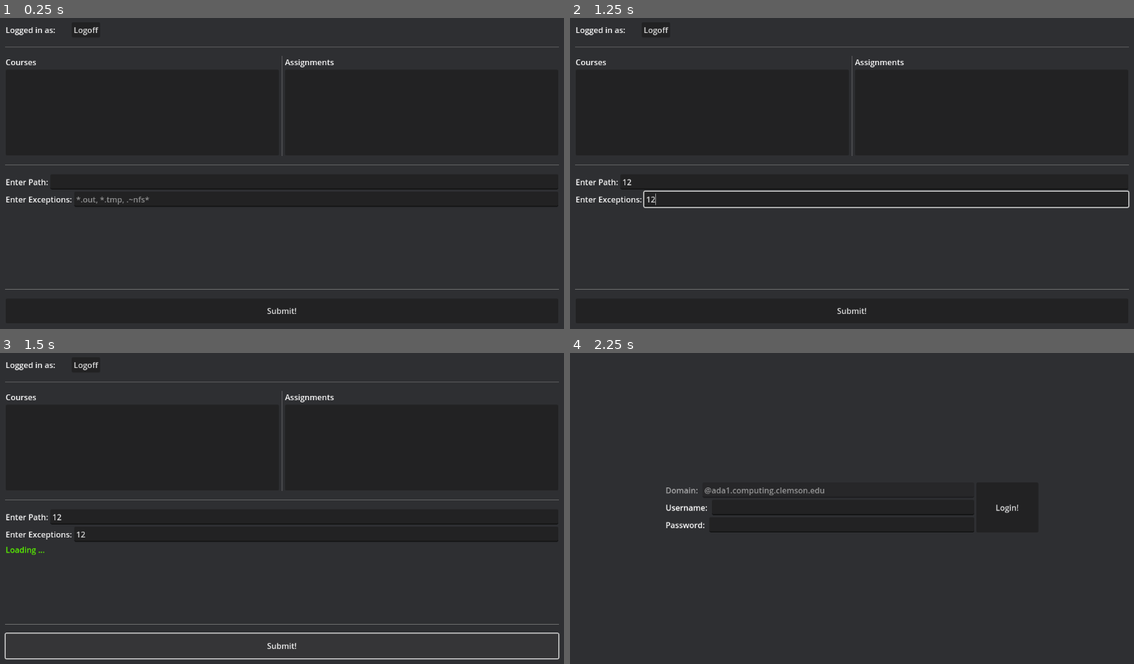
Above: before the commit, frames 1-4 (two rows, left to right).
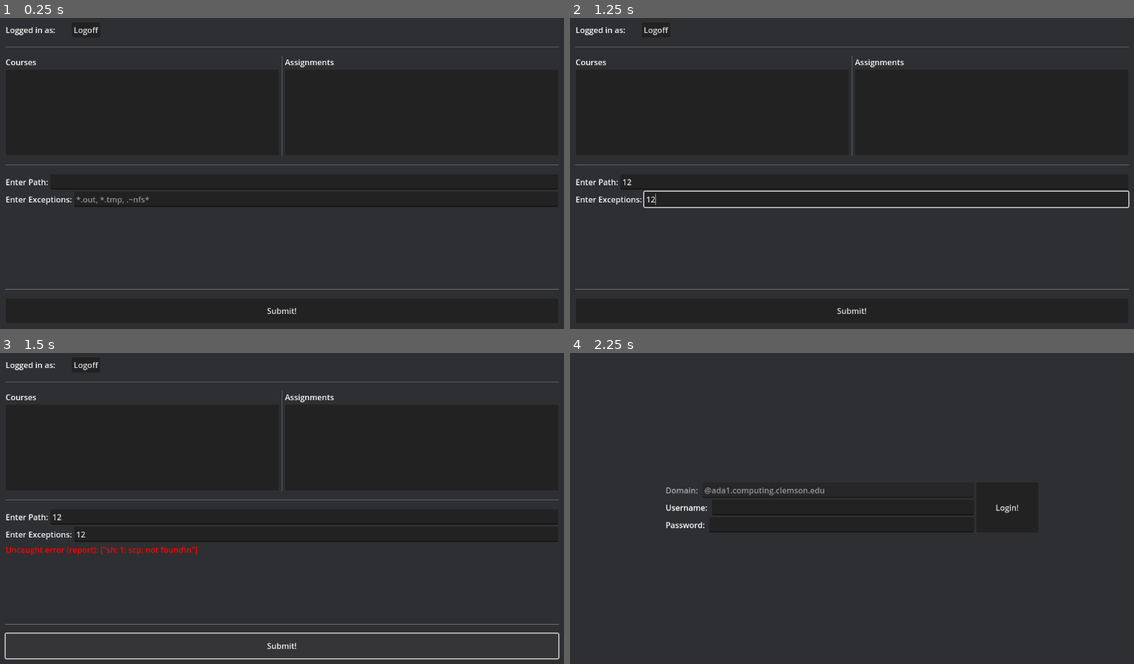
Above: after the commit, the same moments.

Repository: GCPins/cscope
Game: Godot game, scene res://Scenes/Filepaths.tscn
The game is run twice, just before and just after one commit, with the same random seed, the same clock (stepped at 60 frames per second) and the same inputs. This scene is started directly instead of the project's main scene.
Inputs (mouse positions are in pixels of both pictures, inside the frame that each line leads up to):
- Up to frame 1 (0.25 s): no input
- Up to frame 2 (1.25 s): click (874, 182) at 0.52 s; type "12" at 0.6 s; click (885, 198) at 0.75 s; type "12" at 0.83 s
- Up to frame 3 (1.5 s): click "Submit!" at 1.25 s
- Up to frame 4 (2.25 s): click "Logoff" at 2 s

Frames 1-2 are identical in both runs. In frame 3, 0.4% of the frame differs, in the area x 1-35%, y 62-66%; in frame 4, nothing differs.
Error in both runs: Cannot call method 'copy' on a null value. (res://Scripts/Globals.gd:37)

Commit message:
2.0.0
Co-Authored-By: Bradythebest27 <112587372+Bradythebest27@users.noreply.github.com>

Diff:
--- a/Scripts/Filepaths.gd
+++ b/Scripts/Filepaths.gd
@@ -46,9 +46,14 @@
 func _physics_process(delta):
 
 	if t != null and not t.is_alive():
-		match t.wait_to_finish():
-			2:
-				t = null
+		var val = t.wait_to_finish();
+		if val is String:
+			var error_label = $CenterContainer/VBoxContainer/Container/ErrorLabel
+			error_label.text = val
+			if not val.contains("error"):
+				error_label.set("theme_override_colors/default_color", Color.GREEN)
+			t = null
+			$CenterContainer/VBoxContainer/Container/LoadingLabel.visible = false
 
 	time += delta
 	var periods := int(time/0.5)%3
@@ -83,26 +88,30 @@
 
 func _on_submit_pressed():
 	print("Submission pressed")
+
+	var error_label = $CenterContainer/VBoxContainer/Container/ErrorLabel
+
 	$CenterContainer/VBoxContainer/Container/LoadingLabel.visible = true
-
-	t = Thread.new()
-	t.start(_submit.bind(Globals, $CenterContainer/VBoxContainer/Container/ErrorLabel))
-
-func _submit(globals, error_label):
 
 	error_label.visible = true
 	error_label.text = ""
 
 	error_label.set("theme_override_colors/default_color", Color.RED)
 
+	t = Thread.new()
+	t.start(_submit.bind(Globals))
+
+func _submit(globals) -> String:
+
 	var output := []
 	OS.execute("scp", ["-r",globals.username+globals.domain+":/home/"+globals.username+"/"+filepath, globals.TEMP_DIR], output, true, true)
 	if output != [""]:
+		var text
 		if output[0].begins_with("scp: "):
-			error_label.text = "File " + output[0].split(" ")[1] + " does not exist in " + globals.domain
+			text = "error: File " + output[0].split(" ")[1] + " does not exist in " + globals.domain
 		else:
-			error_label.text = "Uncaught error (report): " + str(output)
-		return
+			text = "Uncaught error (report): " + str(output)
+		return text
 
 	var filepath_arr := filepath.split("/")
 	var filepath_ending_name: String = filepath_arr[filepath_arr.size()-1]
@@ -130,20 +139,20 @@
 		for withhold_token in globals.withhold_queue:
 			OS.execute("powershell.exe", ["-Command", "rm -Recurse -Force "+globals.TEMP_DIR.replace(" ", "` ") + "\\" + filepath_ending_name + "\\" + withhold_token])
 
+	var text : String
 	output = globals.upload_to_gradescope(tooltips[selected_course], selected_assignment, filepath_ending_name)
 	if output != [""]:
 		if output[0].begins_with("submitted! visit"):
-			error_label.set("theme_override_colors/default_color", Color.GREEN)
-			error_label.text = output[0].trim_suffix("\\r\\n")
+			text = output[0].trim_suffix("\\r\\n")
 		else:
-			error_label.text = "Uncaught error (report, nonblocking): " + str(output)
+			text = "Uncaught error (report, nonblocking): " + str(output)
 
 	var outputrm = []
 	for f_name in del_queue:
 		OS.execute("powershell.exe", ["-Command", "rm -Recurse -Force "+globals.TEMP_DIR.replace(" ", "` ") + "\\" + f_name], outputrm)
 	print("rm output: ", outputrm)
 
-	return 2
+	return text
 
 
 func _on_logoff_button_pressed():
